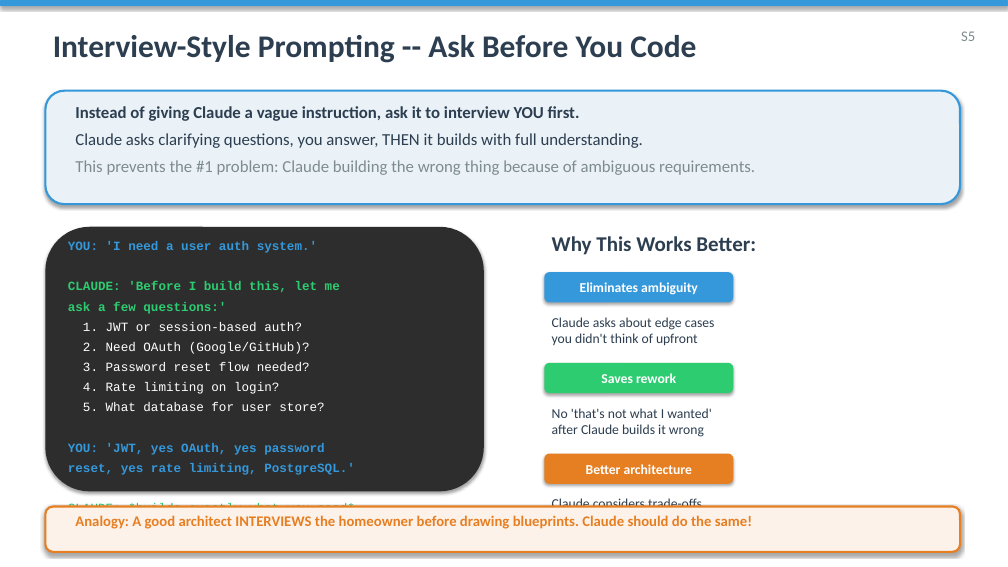
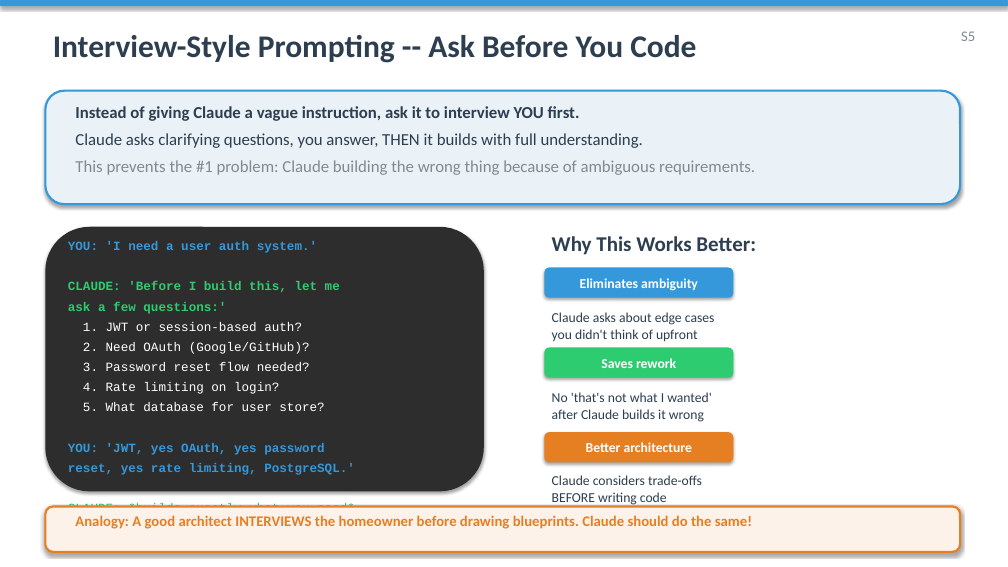
Before and after one commit to rsakate/cca-f, a slide deck: slide 22 of week-3/CCA-F_Module3_Claude_Code_Config_Workflows.pptx. Drawn at 1008x567 pixels with LibreOffice and Linux fonts; fonts in the diff are those of the drawing. Boxes give left, top, right and bottom in pixels: in the first picture for what was removed or moved away, otherwise in the second. Text is boxed around its words. In the diff, an @@ line names an element or a change of style, - is before the commit and + after.

```diff
--- a/week-3/CCA-F_Module3_Claude_Code_Config_Workflows.pptx
+++ b/week-3/CCA-F_Module3_Claude_Code_Config_Workflows.pptx
@@ rounded rectangle "Eliminates ambiguity": place and size @@
-rounded rectangle "Eliminates ambiguity" at bbox=[544, 272, 734, 302]
+rounded rectangle "Eliminates ambiguity" at bbox=[544, 268, 734, 298]
@@ text "Claude asks about edge cases ...": place and size @@
-text "Claude asks about edge cases ..." at bbox=[552, 317, 715, 346]
+text "Claude asks about edge cases ..." at bbox=[552, 312, 715, 342]
@@ rounded rectangle "Saves rework": place and size @@
-rounded rectangle "Saves rework" at bbox=[544, 363, 734, 393]
+rounded rectangle "Saves rework" at bbox=[544, 348, 734, 378]
@@ text "No 'that's not what I ...": place and size @@
-text "No 'that's not what I ..." at bbox=[552, 408, 712, 437]
+text "No 'that's not what I ..." at bbox=[552, 392, 712, 422]
@@ rounded rectangle "Better architecture": place and size @@
-rounded rectangle "Better architecture" at bbox=[544, 454, 734, 484]
+rounded rectangle "Better architecture" at bbox=[544, 433, 734, 463]
@@ text "Claude considers trade-offs BEFORE writing ...": place and size @@
-text "Claude considers trade-offs BEFORE writing ..." at bbox=[552, 498, 702, 526]
+text "Claude considers trade-offs BEFORE writing ..." at bbox=[552, 475, 702, 506]
```
Also in this commit, not shown: 5 other slides changed.
